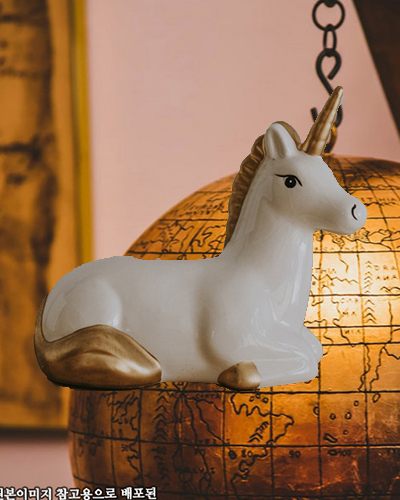
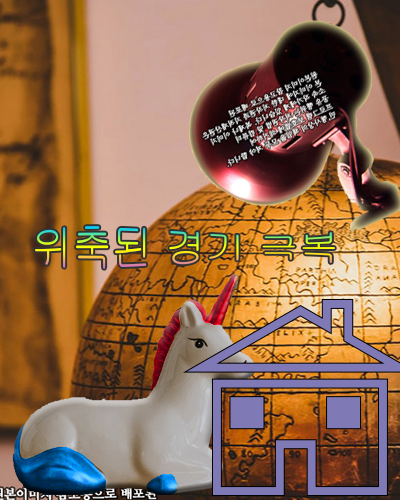
Comparing the layer stacks of the two 400 x 500 images. Changes:
added layer "Home 1" above "위축된 경기 극복" over (183, 299, 400, 496)
added layer "위축된 경기 극복" above "Layer 2" over (35, 226, 335, 269)
added layer "Layer 2" above "Layer 1" over (188, 19, 400, 233)
painted on "Layer 1" over (12, 86, 367, 495)
